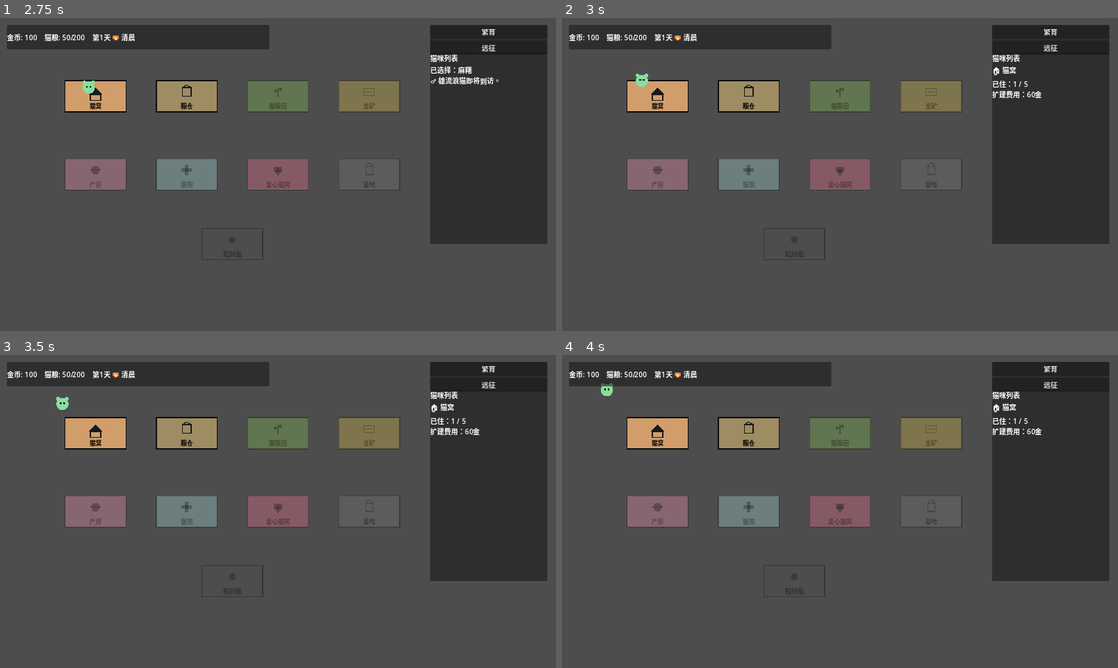
Above: before the commit, frames 1-4 (two rows, left to right).
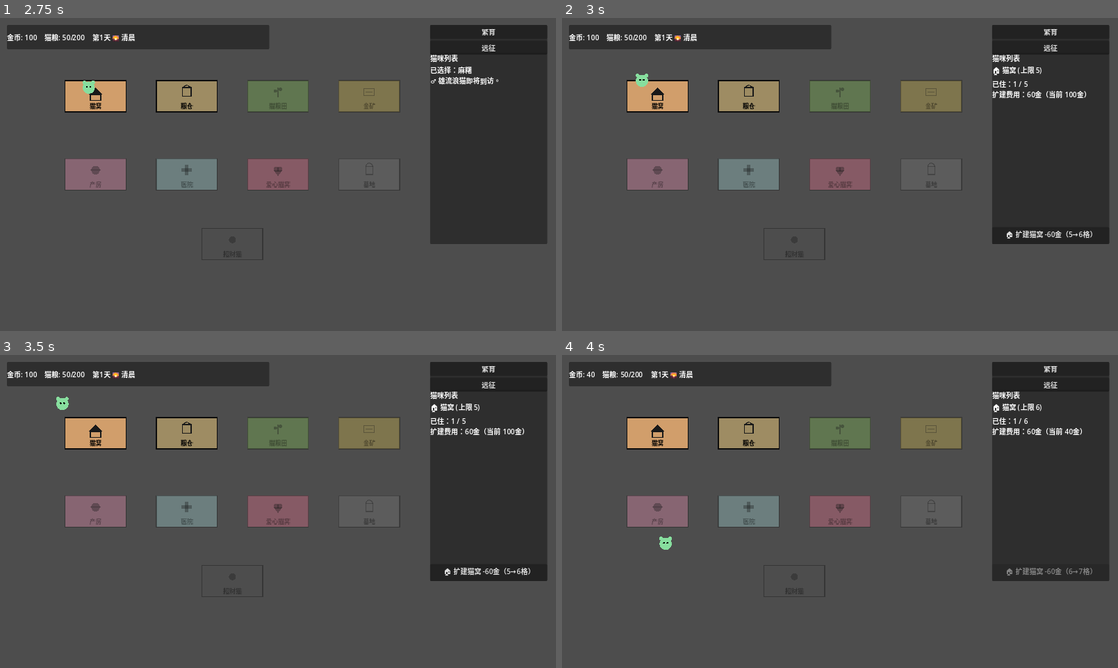
Above: after the commit, the same moments.

Repository: chriszcc1021/superMaomao
Game: Godot game, scene res://scenes/camp/CampScene.tscn
Same seed, same stepped clock (60 frames per second), same inputs: the game is played once before the commit and once after it.
Inputs (mouse positions are in pixels of both pictures, inside the frame that each line leads up to):
- Up to frame 1 (2.75 s): click "繁育" at 0.5 s; click "远征" at 1.25 s; click "麻糬 ♀ 雌 辅助猫 / 布偶 HP 490 ATK 28…" at 2 s
- Up to frame 2 (3 s): tap Enter at 2.75 s; drag from (656, 96) to (751, 174) at 2.77 s
- Up to frame 3 (3.5 s): no input
- Up to frame 4 (4 s): click (1051, 574) at 3.5 s, where only the run after the commit has a clickable "🏠 扩建猫窝 -60金（5→6格）"

Frame 1 is identical in both runs. In frame 2, 0.3% of the frame differs, in the area x 80-96%, y 15-71%; in frame 3, 0.3%; in frame 4, 0.7%, in the area x 4-96%, y 4-71%.

Commit message:
feat: 建筑升级系统 - 猫窝扩建/粮仓升级/招财猫升级，侧边栏显示当前效果+升级按钮
- GameState.upgrade_building() 统一处理3种升级逻辑
- CampScene 侧边栏动态加载升级按钮，点击即扣金升级后实时刷新
- 粮仓Lv1-5，每级+食物上限(200/400/700/1200/2000)
- 猫窝扩建最多10格，每次60金
- 招财猫神龛Lv1-3，解锁更多工位和更高产金
- constants.gd 新增 GRANARY_FOOD_CAP_BY_LEVEL + GRANARY_MAX_LEVEL

Diff:
--- a/autoload/GameState.gd
+++ b/autoload/GameState.gd
@@ -269,3 +269,59 @@
 	if value == GameConstants.SEX_MALE:
 		return GameConstants.SEX_FEMALE
 	return GameConstants.SEX_MALE
+
+# ─── 建筑升级 ─────────────────────────────────────────────────────────────────
+
+## 返回升级是否成功
+func upgrade_building(building_id: String) -> bool:
+	match building_id:
+		"cat_house":
+			return _upgrade_cat_house()
+		"granary":
+			return _upgrade_granary()
+		"fortune_cat":
+			return _upgrade_fortune_cat()
+	return false
+
+func _upgrade_cat_house() -> bool:
+	if cat_house_slots >= GameConstants.MAX_CAT_HOUSE_SLOTS:
+		return false
+	var cost: int = int(GameConstants.BUILDING_COSTS.get("cat_house_expand", 60))
+	if coins < cost:
+		return false
+	coins -= cost
+	cat_house_slots += 1
+	coins_changed.emit(coins)
+	return true
+
+func _upgrade_granary() -> bool:
+	var current_level: int = get_building_level("granary")
+	if current_level >= GameConstants.GRANARY_MAX_LEVEL:
+		return false
+	var cost_idx: int = current_level - 1  # 0-based
+	if cost_idx < 0 or cost_idx >= GameConstants.GRANARY_UPGRADE_COSTS.size():
+		return false
+	var cost: int = int(GameConstants.GRANARY_UPGRADE_COSTS[cost_idx])
+	if coins < cost:
+		return false
+	coins -= cost
+	buildings_built["granary"] = current_level + 1
+	cat_food_cap = int(GameConstants.GRANARY_FOOD_CAP_BY_LEVEL.get(current_level + 1, cat_food_cap))
+	coins_changed.emit(coins)
+	cat_food_changed.emit(cat_food)
+	return true
+
+func _upgrade_fortune_cat() -> bool:
+	var current_level: int = get_building_level("fortune_cat")
+	if current_level >= GameConstants.FORTUNE_CAT_MAX_WORKERS_BY_LEVEL.size():
+		return false
+	var cost_idx: int = current_level - 1  # 0-based index into upgrade costs
+	if cost_idx < 0 or cost_idx >= GameConstants.FORTUNE_CAT_UPGRADE_COSTS.size():
+		return false
+	var cost: int = int(GameConstants.FORTUNE_CAT_UPGRADE_COSTS[cost_idx])
+	if coins < cost:
+		return false
+	coins -= cost
+	buildings_built["fortune_cat"] = current_level + 1
+	coins_changed.emit(coins)
+	return true
--- a/data/constants.gd
+++ b/data/constants.gd
@@ -110,7 +110,9 @@
 	"fortune_cat": 100
 }
 
-const GRANARY_UPGRADE_COSTS := [80, 160, 320, 600]
+const GRANARY_UPGRADE_COSTS := [80, 160, 320, 600]   # 升Lv2/3/4/5费用
+const GRANARY_MAX_LEVEL := 5
+const GRANARY_FOOD_CAP_BY_LEVEL := {1: 200, 2: 400, 3: 700, 4: 1200, 5: 2000}
 
 const PROFESSION_BASE := {
 	"sniper": {
--- a/scenes/camp/CampScene.gd
+++ b/scenes/camp/CampScene.gd
@@ -63,6 +63,11 @@
 var _starter_choice_buttons: Array[Button] = []
 var _starter_overlay_paused_time: bool = false
 
+# 升级按钮容器（动态创建）
+var _action_btn_container: VBoxContainer = null
+# 当前选中的建筑ID（用于升级后刷新）
+var _selected_building_id: String = ""
+
 func _ready() -> void:
 	randomize()
 	_game_state = get_node_or_null("/root/GameState")
@@ -70,6 +75,7 @@
 	_time_manager = get_node_or_null("/root/TimeManager")
 	if _game_state != null and _game_state.has_method("ensure_intro_state"):
 		_game_state.ensure_intro_state()
+	_init_action_btn_container()
 	_spawn_buildings()
 	_bind_signals()
 	_bind_time_signals()
@@ -247,52 +253,124 @@
 	)
 
 func _show_building_sidebar(building_id: String) -> void:
+	_selected_building_id = building_id
 	var lines: PackedStringArray = []
 	match building_id:
 		"cat_house":
-			lines.append("🏠 猫窝")
-			lines.append("已住：%d / %d" % [_game_state.get_living_cats().size(), _game_state.cat_house_slots])
-			var expand_cost: int = _get_effective_building_cost(int(GameConstants.BUILDING_COSTS.get("cat_house_expand", 60)))
-			lines.append("扩建费用：%d金" % expand_cost)
+			var slots: int = _game_state.cat_house_slots
+			lines.append("🏠 猫窝 (上限 %d)" % slots)
+			lines.append("已住：%d / %d" % [_game_state.get_living_cats().size(), slots])
+			if slots < GameConstants.MAX_CAT_HOUSE_SLOTS:
+				var expand_cost: int = _get_effective_building_cost(int(GameConstants.BUILDING_COSTS.get("cat_house_expand", 60)))
+				lines.append("扩建费用：%d金（当前 %d金）" % [expand_cost, _game_state.coins])
 		"granary":
-			lines.append("🌾 粮仓")
+			var g_level: int = _game_state.get_building_level("granary")
+			lines.append("🌾 粮仓 Lv%d" % g_level)
 			lines.append("猫粮：%d / %d" % [_game_state.cat_food, _game_state.cat_food_cap])
+			if g_level < GameConstants.GRANARY_MAX_LEVEL:
+				var next_cap: int = int(GameConstants.GRANARY_FOOD_CAP_BY_LEVEL.get(g_level + 1, _game_state.cat_food_cap))
+				var upgrade_cost: int = int(GameConstants.GRANARY_UPGRADE_COSTS[g_level - 1])
+				lines.append("升级后粮仓上限：%d" % next_cap)
+				lines.append("升级费用：%d金（当前 %d金）" % [upgrade_cost, _game_state.coins])
+			else:
+				lines.append("✅ 已达最高等级")
 		"food_farm":
 			var farm_workers: String = _get_assigned_cats_text("food_farm")
+			var worker_cnt: int = _count_assigned_cats("food_farm")
+			var output: int = int(GameConstants.FOOD_FARM_OUTPUT_BY_WORKERS.get(worker_cnt, 0))
 			lines.append("🌱 猫粮田")
 			lines.append("工作猫：%s" % farm_workers)
+			lines.append("今日预计产粮：%d" % output)
 		"gold_mine":
 			var mine_workers: String = _get_assigned_cats_text("gold_mine")
+			var mine_cnt: int = _count_assigned_cats("gold_mine")
+			var mine_output: int = int(GameConstants.GOLD_MINE_OUTPUT_BY_WORKERS.get(mine_cnt, 0))
 			lines.append("⛏️ 金矿")
 			lines.append("工作猫：%s" % mine_workers)
+			lines.append("今日预计产金：%d" % mine_output)
 		"fortune_cat":
-			var fortune_workers: String = _get_assigned_cats_text("fortune_cat")
 			var fortune_level: int = int(_game_state.get_building_level("fortune_cat"))
 			var per_worker: int = int(GameConstants.FORTUNE_CAT_OUTPUT_PER_WORKER.get(fortune_level, 15))
 			var max_workers: int = int(GameConstants.FORTUNE_CAT_MAX_WORKERS_BY_LEVEL.get(fortune_level, 1))
+			var fortune_workers: String = _get_assigned_cats_text("fortune_cat")
 			lines.append("🪙 招财猫神龛 Lv%d" % fortune_level)
-			lines.append("工作猫：%d / %d" % [_count_assigned_cats("fortune_cat"), max_workers])
-			lines.append("分配猫：%s" % fortune_workers)
 			lines.append("每日产金：%d金/只" % per_worker)
+			lines.append("工作猫：%d / %d（%s）" % [_count_assigned_cats("fortune_cat"), max_workers, fortune_workers])
+			if fortune_level < GameConstants.FORTUNE_CAT_MAX_WORKERS_BY_LEVEL.size():
+				var fc_cost: int = int(GameConstants.FORTUNE_CAT_UPGRADE_COSTS[fortune_level - 1])
+				var next_max: int = int(GameConstants.FORTUNE_CAT_MAX_WORKERS_BY_LEVEL.get(fortune_level + 1, max_workers))
+				var next_out: int = int(GameConstants.FORTUNE_CAT_OUTPUT_PER_WORKER.get(fortune_level + 1, per_worker))
+				lines.append("升Lv%d：工作上限→%d，产金→%d金/只" % [fortune_level + 1, next_max, next_out])
+				lines.append("升级费用：%d金（当前 %d金）" % [fc_cost, _game_state.coins])
+			else:
+				lines.append("✅ 已达最高等级")
 		"nursery":
 			lines.append("🍼 产房")
 			lines.append("繁育成功率：%d%%" % int(GameConstants.BREED_SUCCESS_WITH_NURSERY * 100.0))
 		"hospital":
 			lines.append("🏥 医院")
+			lines.append("每天治愈在此工作的病猫")
 		"heart_cat_house":
 			lines.append("❤️ 爱心猫窝")
-			lines.append("流浪猫来访概率提升 +20%%")
+			lines.append("流浪猫来访概率提升 +20%")
 		"cemetery":
 			lines.append("🪦 墓地")
-	if building_id in ["fortune_cat", "food_farm", "gold_mine"]:
+			lines.append("记录已逝猫咪")
+	# 分配猫咪区域（产出建筑）
+	if building_id in ["fortune_cat", "food_farm", "gold_mine", "hospital", "nursery", "heart_cat_house"]:
 		lines.append("")
-		lines.append("── 分配猫咪 ──")
+		lines.append("── 分配猫咪（拖拽猫咪到建筑） ──")
 		for cat: CatData in _game_state.get_living_cats():
 			if cat.status == GameConstants.LIFECYCLE_STATUS_EXPEDITION:
 				continue
-			var mark: String = "✅" if str(cat.assigned_building) == building_id else "[ ]"
-			lines.append("%s %s (%s)" % [mark, cat.cat_name, GameConstants.profession_zh(cat.profession)])
+			var mark: String = "✅" if str(cat.assigned_building) == building_id else "  "
+			lines.append("%s %s（%s）" % [mark, cat.cat_name, GameConstants.profession_zh(cat.profession)])
 	_set_sidebar_text("\n".join(lines))
+	# ── 升级按钮 ──
+	_add_upgrade_buttons(building_id)
+
+func _add_upgrade_buttons(building_id: String) -> void:
+	match building_id:
+		"cat_house":
+			var slots: int = _game_state.cat_house_slots
+			if slots < GameConstants.MAX_CAT_HOUSE_SLOTS:
+				var cost: int = _get_effective_building_cost(int(GameConstants.BUILDING_COSTS.get("cat_house_expand", 60)))
+				var can_afford: bool = _game_state.coins >= cost
+				_add_action_button(
+					"🏠 扩建猫窝 -%d金（%d→%d格）" % [cost, slots, slots + 1],
+					_on_upgrade_building.bind("cat_house"),
+					can_afford
+				)
+		"granary":
+			var lv: int = _game_state.get_building_level("granary")
+			if lv < GameConstants.GRANARY_MAX_LEVEL:
+				var cost: int = int(GameConstants.GRANARY_UPGRADE_COSTS[lv - 1])
+				var next_cap: int = int(GameConstants.GRANARY_FOOD_CAP_BY_LEVEL.get(lv + 1, 0))
+				var can_afford: bool = _game_state.coins >= cost
+				_add_action_button(
+					"🌾 升级粮仓 Lv%d→%d -%d金（上限→%d）" % [lv, lv + 1, cost, next_cap],
+					_on_upgrade_building.bind("granary"),
+					can_afford
+				)
+		"fortune_cat":
+			var lv: int = _game_state.get_building_level("fortune_cat")
+			if lv < GameConstants.FORTUNE_CAT_MAX_WORKERS_BY_LEVEL.size():
+				var cost: int = int(GameConstants.FORTUNE_CAT_UPGRADE_COSTS[lv - 1])
+				var can_afford: bool = _game_state.coins >= cost
+				_add_action_button(
+					"🪙 升级神龛 Lv%d→%d -%d金" % [lv, lv + 1, cost],
+					_on_upgrade_building.bind("fortune_cat"),
+					can_afford
+				)
+
+func _on_upgrade_building(building_id: String) -> void:
+	if _game_state == null:
+		return
+	var success: bool = _game_state.upgrade_building(building_id)
+	if success:
+		_refresh_all()
+		# 刷新当前 sidebar 显示
+		_show_building_sidebar(building_id)
 
 func _get_assigned_cats_text(building_id: String) -> String:
 	var names: PackedStringArray = []
@@ -314,7 +392,33 @@
 			return int(base_cost * 0.80)
 	return base_cost
 
+func _init_action_btn_container() -> void:
+	# 在 CatListUI/VBox 下创建按钮容器（紧贴文字区域下方）
+	var vbox: Node = get_node_or_null("UI/CatListUI/VBox")
+	if vbox == null:
+		return
+	_action_btn_container = VBoxContainer.new()
+	_action_btn_container.name = "ActionButtons"
+	_action_btn_container.add_theme_constant_override("separation", 6)
+	vbox.add_child(_action_btn_container)
+
+func _clear_action_buttons() -> void:
+	if _action_btn_container == null:
+		return
+	for child in _action_btn_container.get_children():
+		child.queue_free()
+
+func _add_action_button(label: String, callback: Callable, enabled: bool = true) -> void:
+	if _action_btn_container == null:
+		return
+	var btn := Button.new()
+	btn.text = label
+	btn.disabled = not enabled
+	btn.pressed.connect(callback)
+	_action_btn_container.add_child(btn)
+
 func _set_sidebar_text(text: String) -> void:
+	_clear_action_buttons()
 	if _cat_list_text != null:
 		_cat_list_text.text = text
 
